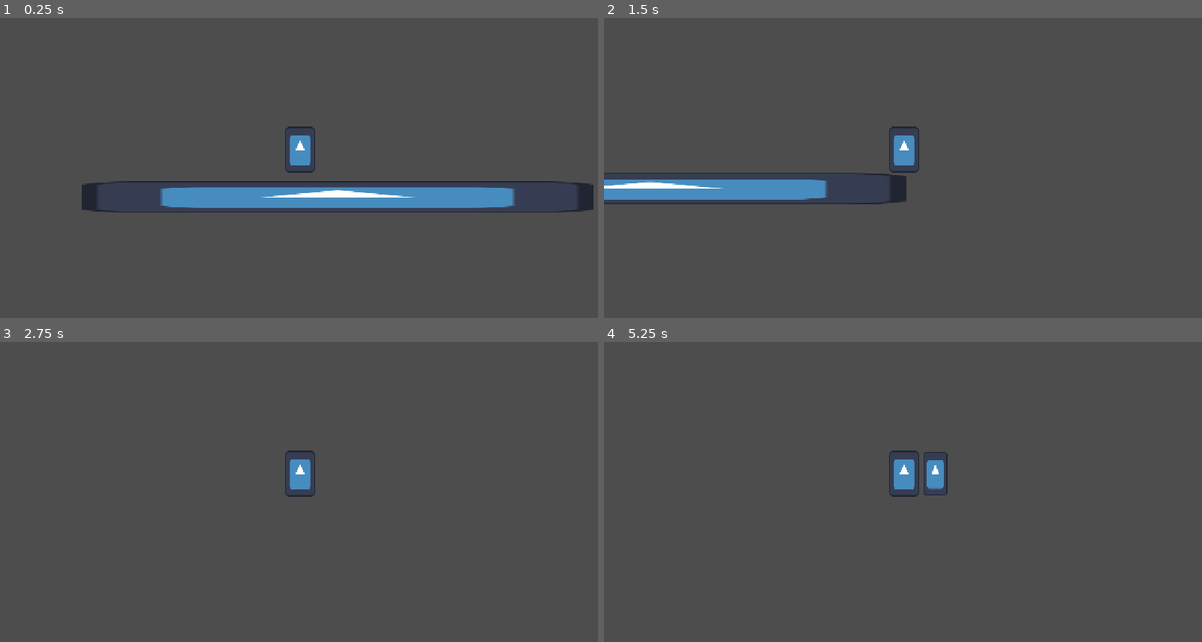
Above: before the commit, frames 1-4 (two rows, left to right).
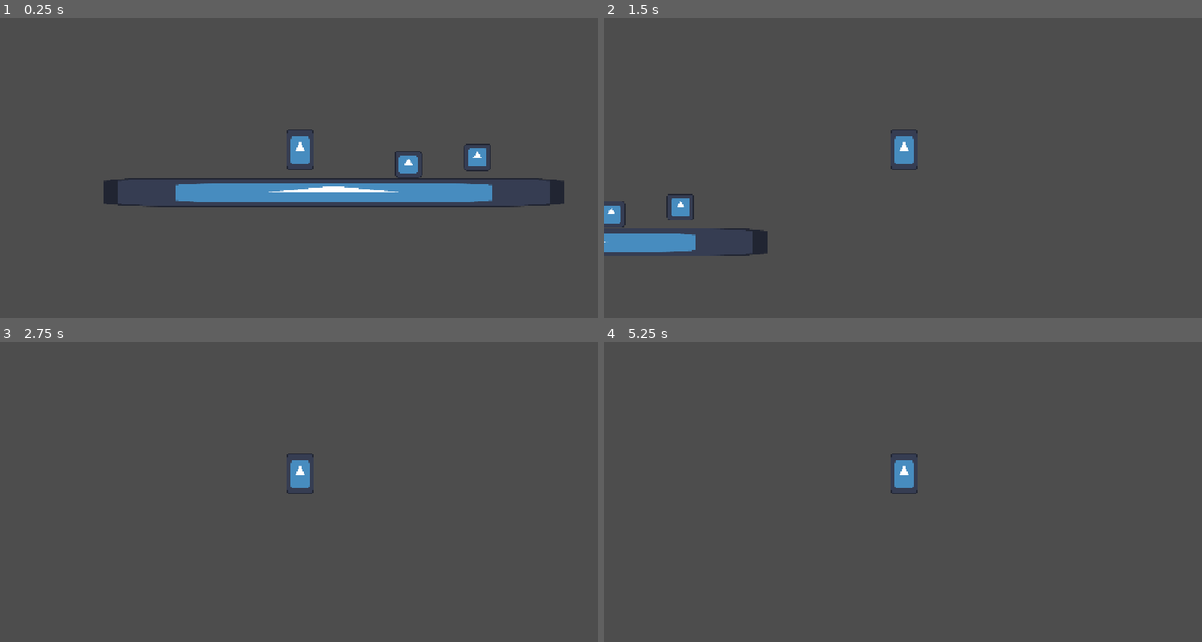
Above: after the commit, the same moments.

Repository: RayTK09/justAnotherMetroidvania
Game: Godot game, scene res://Scenes/test.tscn
The game is run twice, just before and just after one commit, with the same random seed, the same clock (stepped at 60 frames per second) and the same inputs. The engine's default icon, where the game draws it, is replaced by a stand-in: a white triangle on a blue panel in a dark square.
Inputs (mouse positions are in pixels of both pictures, inside the frame that each line leads up to):
- Up to frame 1 (0.25 s): no input
- Up to frame 2 (1.5 s): tap Enter at 0.5 s; move the mouse to (1034, 132) at 0.52 s; hold D (Right) from 0.53 s (still down); tap Z (Swing) at 0.6 s; click (1034, 132) at 0.67 s; tap Space (Jump) at 0.77 s; move the mouse to (783, 168) at 1.27 s; tap Alt at 1.35 s
- Up to frame 3 (2.75 s): tap Space (Jump) at 1.52 s; move the mouse to (358, 399) at 2.02 s; release D (Right) at 2.03 s; hold A (Left) from 2.03 s (still down); tap Shift at 2.1 s
- Up to frame 4 (5.25 s): tap Space (Jump) at 2.75, 3.02, 3.77, 4.25, 4.52 s; move the mouse to (873, 540) at 2.77 s; release A (Left) at 2.78 s; hold D (Right) 2.78-4.28 s; tap Z (Swing) at 2.85, 5.1 s; click (873, 540) at 2.92 s; tap Enter at 3.5, 5 s; move the mouse to (1082, 525) at 3.52 s; tap Alt at 3.6 s; move the mouse to (723, 423) at 4.27 s; hold A (Left) 4.28-5.03 s; tap Shift at 4.35 s; move the mouse to (932, 474) at 5.02 s; hold D (Right) from 5.03 s (still down); click (932, 474) at 5.17 s

The runs differ from the first frame. In frame 1, 5.3% of the frame differs, in the area x 13-100%, y 36-65%; in frame 2, 4.9%; in frame 3, 0.2%; in frame 4, 0.6%.
Error before the commit: Invalid assignment of property or key 'y' with value of type 'Nil' on a base object of type 'Vector2'. (res://scripts/playerScripts/player.gd:25)

Commit message:
attempting to add in enemy combat
Attempting to add enemy combat, its not going so well at the moment as they share the same script. But I'll see if I can make it work.

Diff:
--- /dev/null
+++ b/Scenes/evil_ass_creature.tscn
@@ -0,0 +1,18 @@
+[gd_scene format=3 uid="uid://bjqa6pp7erljk"]
+
+[ext_resource type="Texture2D" uid="uid://blsnn2qib60hc" path="res://icon.svg" id="1_nm8f5"]
+[ext_resource type="Script" uid="uid://bpo3pxtk34xqg" path="res://scripts/evil_ass_creature.gd" id="1_wfpsf"]
+
+[sub_resource type="RectangleShape2D" id="RectangleShape2D_nm8f5"]
+
+[node name="evil ass creature" type="Area2D" unique_id=1039752752]
+collision_layer = 5
+collision_mask = 2
+script = ExtResource("1_wfpsf")
+
+[node name="CollisionShape2D" type="CollisionShape2D" parent="." unique_id=745237122]
+shape = SubResource("RectangleShape2D_nm8f5")
+
+[node name="Sprite2D" type="Sprite2D" parent="." unique_id=1373720253]
+scale = Vector2(0.1504315, 0.15)
+texture = ExtResource("1_nm8f5")
--- a/Scenes/player.tscn
+++ b/Scenes/player.tscn
@@ -19,10 +19,22 @@
 "update": 1,
 "values": [false]
 }
+tracks/1/type = "value"
+tracks/1/imported = false
+tracks/1/enabled = true
+tracks/1/path = NodePath("swingBox:position")
+tracks/1/interp = 1
+tracks/1/loop_wrap = true
+tracks/1/keys = {
+"times": PackedFloat32Array(0),
+"transitions": PackedFloat32Array(1),
+"update": 0,
+"values": [Vector2(20, 0)]
+}
 
 [sub_resource type="Animation" id="Animation_6t5aa"]
 resource_name = "swingSword"
-length = 0.15
+length = 0.1
 tracks/0/type = "value"
 tracks/0/imported = false
 tracks/0/enabled = true
@@ -30,21 +42,57 @@
 tracks/0/interp = 1
 tracks/0/loop_wrap = true
 tracks/0/keys = {
-"times": PackedFloat32Array(0, 0.05, 0.15),
-"transitions": PackedFloat32Array(1, 1, 1),
+"times": PackedFloat32Array(0, 0.03333333),
+"transitions": PackedFloat32Array(1, 1),
 "update": 1,
-"values": [false, true, false]
+"values": [true, false]
+}
+
+[sub_resource type="Animation" id="Animation_vgqql"]
+resource_name = "switchLeft"
+length = 0.001
+tracks/0/type = "value"
+tracks/0/imported = false
+tracks/0/enabled = true
+tracks/0/path = NodePath("swingBox:position")
+tracks/0/interp = 1
+tracks/0/loop_wrap = true
+tracks/0/keys = {
+"times": PackedFloat32Array(0),
+"transitions": PackedFloat32Array(1),
+"update": 0,
+"values": [Vector2(20, 0)]
+}
+
+[sub_resource type="Animation" id="Animation_fkybt"]
+resource_name = "switchRight"
+length = 0.001
+tracks/0/type = "value"
+tracks/0/imported = false
+tracks/0/enabled = true
+tracks/0/path = NodePath("swingBox:position")
+tracks/0/interp = 1
+tracks/0/loop_wrap = true
+tracks/0/keys = {
+"times": PackedFloat32Array(0),
+"transitions": PackedFloat32Array(1),
+"update": 0,
+"values": [Vector2(-20, 0)]
 }
 
 [sub_resource type="AnimationLibrary" id="AnimationLibrary_vgqql"]
 _data = {
 &"RESET": SubResource("Animation_cvnsp"),
-&"swingSword": SubResource("Animation_6t5aa")
+&"swingSword": SubResource("Animation_6t5aa"),
+&"switchLeft": SubResource("Animation_vgqql"),
+&"switchRight": SubResource("Animation_fkybt")
 }
 
 [sub_resource type="RectangleShape2D" id="RectangleShape2D_2qw5g"]
 
 [node name="Player" type="CharacterBody2D" unique_id=542916292]
+scale = Vector2(-1, 1)
+collision_mask = 5
 script = ExtResource("1_onrkg")
 
 [node name="CollisionShape2D" type="CollisionShape2D" parent="." unique_id=1587323951]
@@ -72,3 +120,6 @@
 [node name="Sprite2D" type="Sprite2D" parent="swingBox" unique_id=889108553]
 scale = Vector2(0.120002136, 0.14666653)
 texture = ExtResource("2_i3pqv")
+
+[connection signal="area_entered" from="swingBox" to="." method="_on_swing_box_area_entered"]
+[connection signal="area_exited" from="swingBox" to="." method="_on_swing_box_area_exited"]
--- a/Scenes/test.tscn
+++ b/Scenes/test.tscn
@@ -2,6 +2,7 @@
 
 [ext_resource type="Texture2D" uid="uid://blsnn2qib60hc" path="res://icon.svg" id="1_lc1oi"]
 [ext_resource type="PackedScene" uid="uid://4s5ppdivm6rq" path="res://Scenes/player.tscn" id="2_8od7v"]
+[ext_resource type="PackedScene" uid="uid://bjqa6pp7erljk" path="res://Scenes/evil_ass_creature.tscn" id="3_qc4db"]
 
 [sub_resource type="RectangleShape2D" id="RectangleShape2D_2qw5g"]
 
@@ -17,7 +18,17 @@
 scale = Vector2(2.559999, 0.15685768)
 texture = ExtResource("1_lc1oi")
 
-[node name="Player" parent="StaticBody2D" unique_id=542916292 instance=ExtResource("2_8od7v")]
+[node name="evil ass creature" parent="." unique_id=1039752752 instance=ExtResource("3_qc4db")]
+position = Vector2(102, -25)
+
+[node name="evil ass creature2" parent="." unique_id=2055464836 instance=ExtResource("3_qc4db")]
+position = Vector2(53, -20)
+
+[node name="Player" parent="." unique_id=542916292 instance=ExtResource("2_8od7v")]
 position = Vector2(-24, -59)
-speed = 200.0
-jumpVel = null
+rotation = 3.1415927
+scale = Vector2(1, -1)
+health = 20
+speed = 300
+
+[connection signal="hit" from="Player" to="evil ass creature" method="_on_player_hit"]
--- a/project.godot
+++ b/project.godot
@@ -17,6 +17,8 @@
 
 [display]
 
+window/size/viewport_width=1280
+window/size/viewport_height=720
 window/stretch/mode="canvas_items"
 window/stretch/aspect="expand"
 
@@ -77,4 +79,5 @@
 
 [rendering]
 
+textures/canvas_textures/default_texture_filter=0
 rendering_device/driver.windows="d3d12"
--- /dev/null
+++ b/scripts/evil_ass_creature.gd
@@ -0,0 +1,19 @@
+extends Area2D
+
+var health = 20
+
+
+# Called when the node enters the scene tree for the first time.
+func _ready() -> void:
+	pass # Replace with function body.
+
+
+# Called every frame. 'delta' is the elapsed time since the previous frame.
+func _process(delta: float) -> void:
+	if health <= 0:
+		queue_free()
+
+
+func _on_player_hit() -> void:
+	health -= 5
+	print(health)
--- a/scripts/playerScripts/player.gd
+++ b/scripts/playerScripts/player.gd
@@ -1,21 +1,36 @@
 extends CharacterBody2D
 
+signal hit
 
+@export var health : int
 @export var speed : int
 @export var jumpVel = -400.0
 
 @onready var aniPlayer = $AnimationPlayer
+@onready var swingHitbox = $swingBox
+
+var enemyCollision = false
+
+func _ready() -> void:
+	pass
 
 func _input(event: InputEvent) -> void:
+	#handling the sword swinging
 	if Input.is_action_just_pressed("Swing") and !aniPlayer.is_playing():
 		aniPlayer.play("swingSword")
+
+	if aniPlayer.current_animation == "swingSword" and enemyCollision:
+		hit.emit()
+	#I don't understand why it was doing things the way it did
+	#but in any case, this is for switching the side you are swinging on
 	if Input.is_action_just_pressed("Left"):
-		scale.x = -1
+		aniPlayer.play("switchLeft")
 	elif Input.is_action_just_pressed("Right"):
-		scale.x = 1
+		aniPlayer.play("switchRight")
 
 
 func _physics_process(delta: float) -> void:
+
 	# Add the gravity.
 	if not is_on_floor():
 		velocity += get_gravity() * delta
@@ -26,10 +41,16 @@
 
 	#Not sure why I tried reinventing the wheel
 	var direction := Input.get_axis("Left", "Right")
-	print(direction)
 	if direction:
 		velocity.x = direction * speed
 	else:
 		velocity.x = 0
+	move_and_slide()
 
-	move_and_slide()
+
+
+func _on_swing_box_area_entered(area: Area2D) -> void:
+	enemyCollision = true
+
+func _on_swing_box_area_exited(area: Area2D) -> void:
+	enemyCollision = false
Not shown, added: scripts/evil_ass_creature.gd.uid
